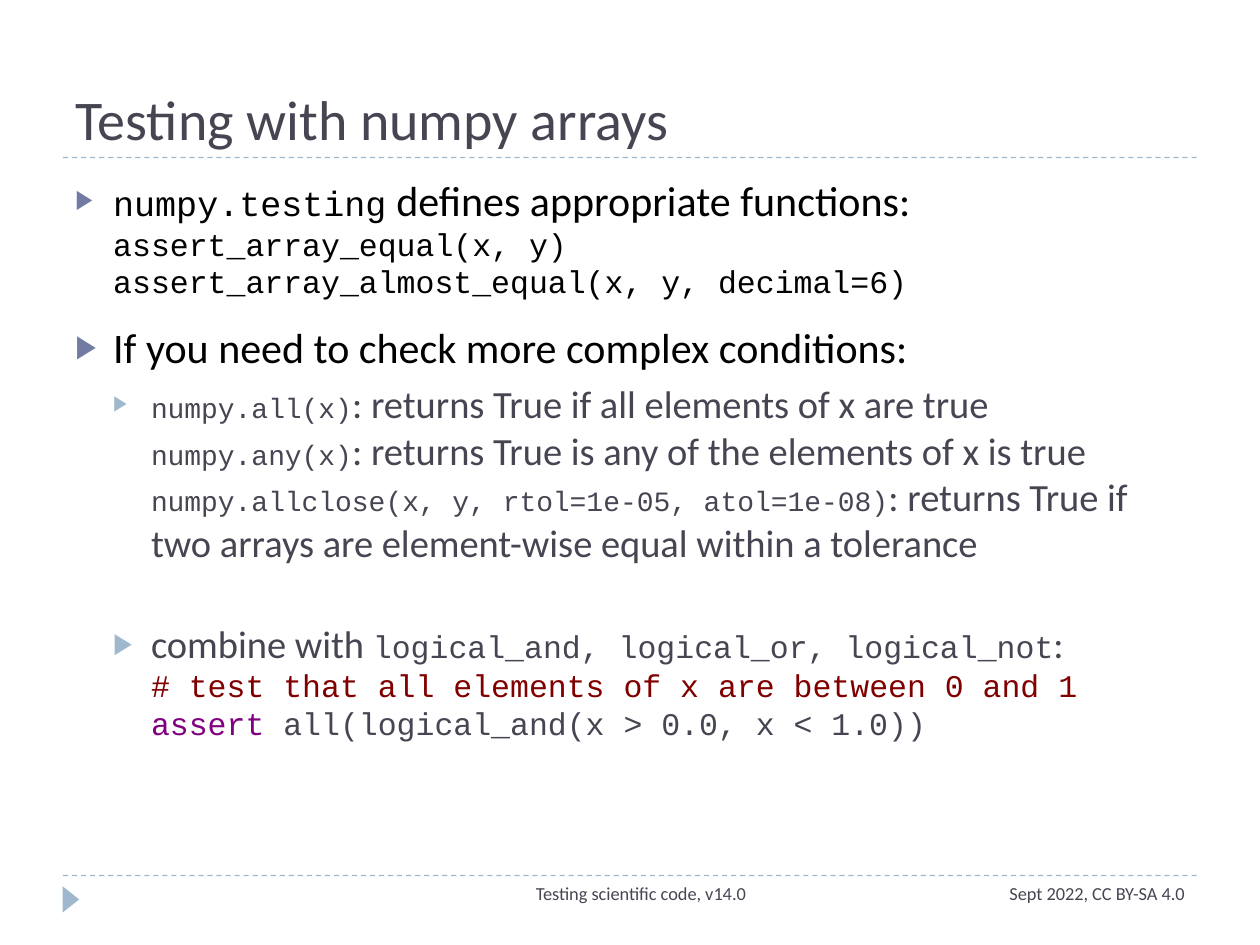
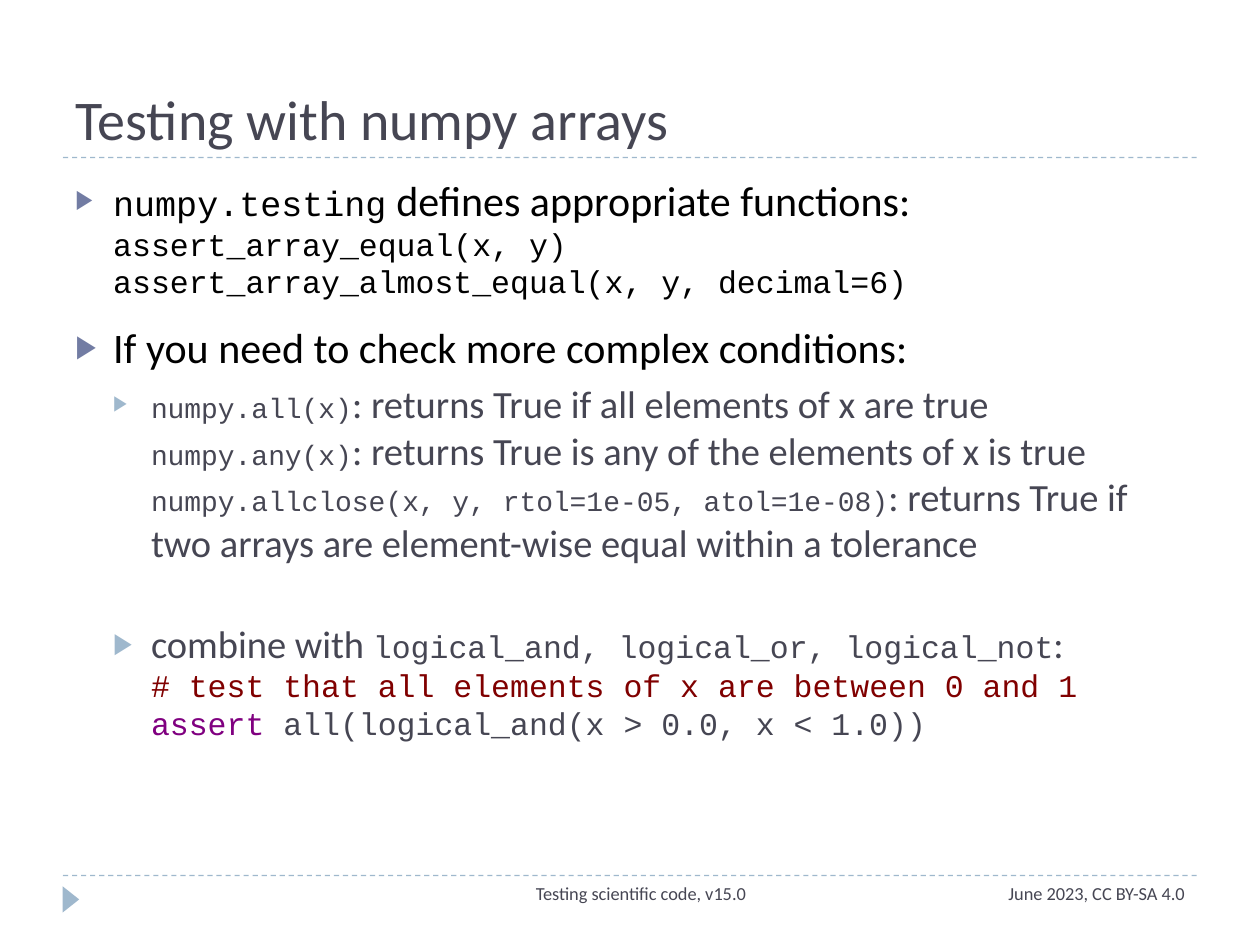
Before and after one commit to ASPP/testing_debugging_profiling, a slide deck: slide 28 of testing_part1.pptx. Drawn at 1260x945 pixels with LibreOffice and Linux fonts; fonts in the diff are those of the drawing. Boxes give left, top, right and bottom in pixels: in the first picture for what was removed or moved away, otherwise in the second. Text is boxed around its words. In the diff, an @@ line names an element or a change of style, - is before the commit and + after.

Commit message:
Update footer for slides: v15, June 2023

```diff
--- a/testing_part1.pptx
+++ b/testing_part1.pptx
@@ text at bbox=[536, 887, 746, 903]: text changed @@
-Testing scientific code, v14.0
+Testing scientific code, v15.0
@@ text at bbox=[1008, 888, 1185, 902]: text changed @@
-Sept 2022, CC BY-SA 4.0
+June 2023, CC BY-SA 4.0
```
Also in this commit, not shown: 32 other slides changed.
